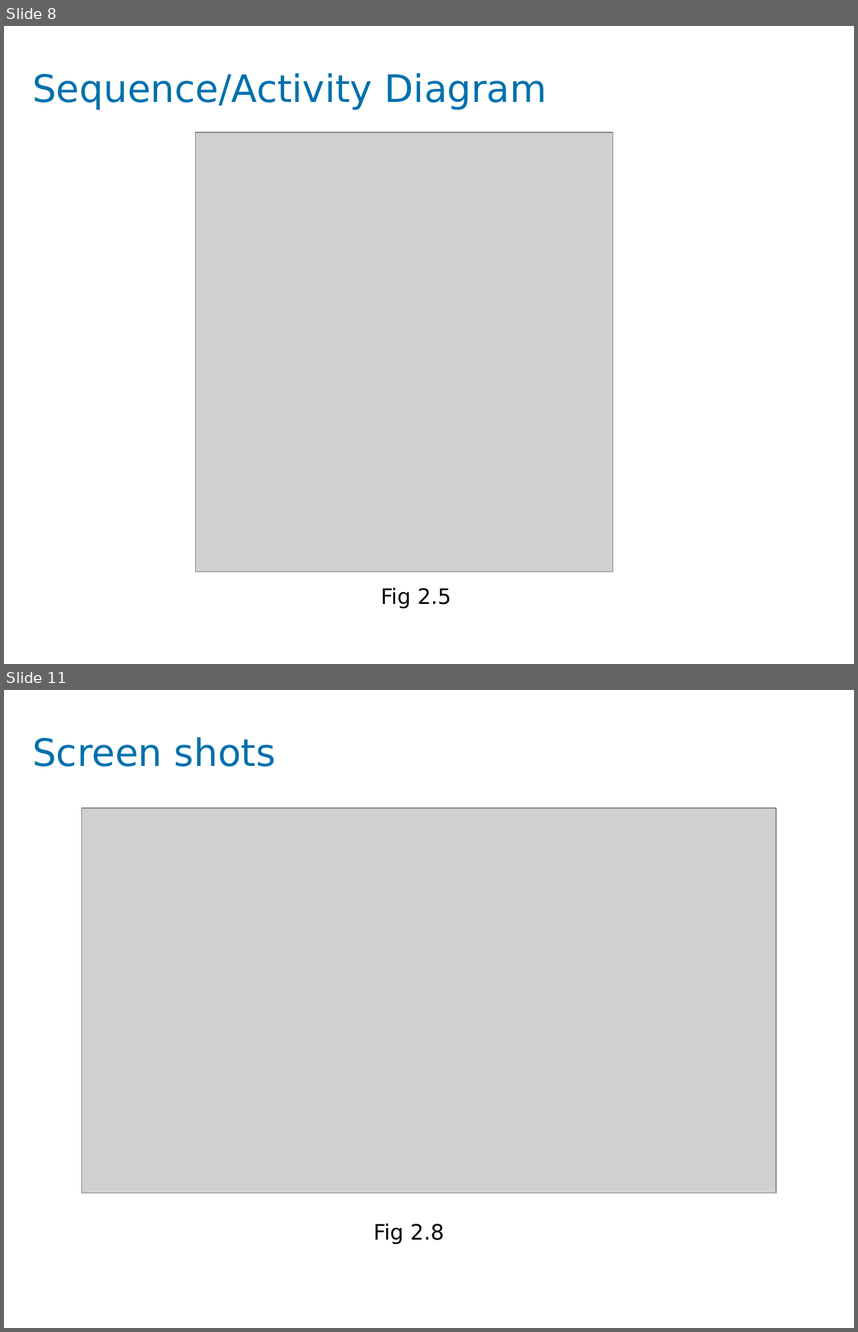
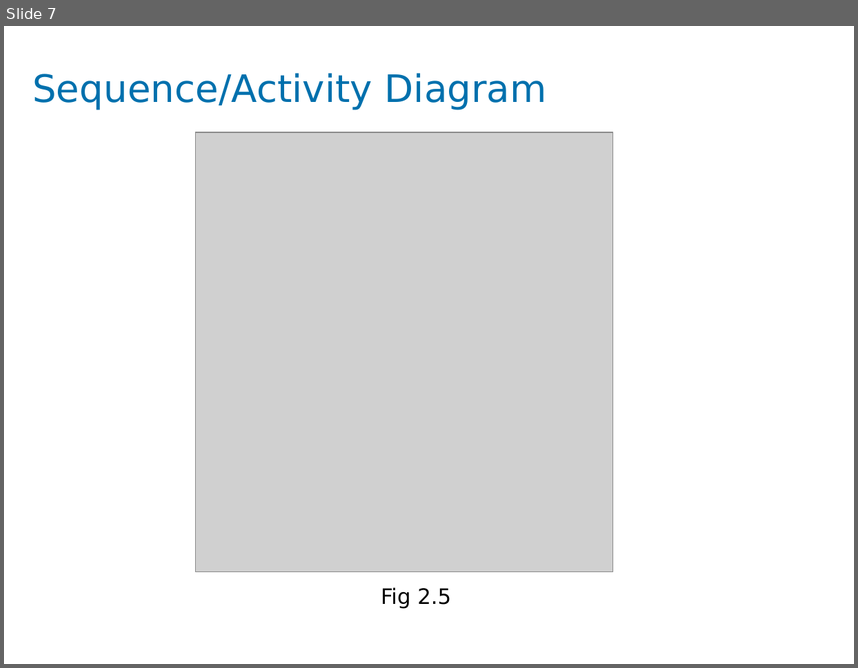
Before and after one commit to kajalrp/OfficeProjectEHS, a slide deck: Project Presentation.pptx. Shown one above the other, each under a label of ours: slides 8 and 11 before the commit, slide 7 after it; the slides between them are not shown. The pictures are 858x1332 and 858x668 pixels, drawn with LibreOffice and Linux fonts; fonts in the diff are those of the drawing; grey boxes stand for pictures; background and template pictures are left out. Boxes give left, top, right and bottom in pixels: in the first picture for what was removed or moved away, otherwise in the second. Text is boxed around its words. In the diff, an @@ line names an element or a change of style, - is before the commit and + after.

```diff
--- a/Project Presentation.pptx
+++ b/Project Presentation.pptx
@@ slide 11 removed at (x1=4, y1=690, x2=854, y2=1328), background #FFFFFF @@
@@ title removed at (x1=32, y1=737, x2=276, y2=767) @@
-Screen shots
@@ picture removed at (x1=82, y1=808, x2=777, y2=1193) @@
@@ text removed at (x1=374, y1=1223, x2=444, y2=1244) @@
-Fig 2.8
@@ what was slide 8 is now slide 7 @@
```
Also in this commit, not shown: 4 slides changed, 4 slides added, 1 other slide removed.
